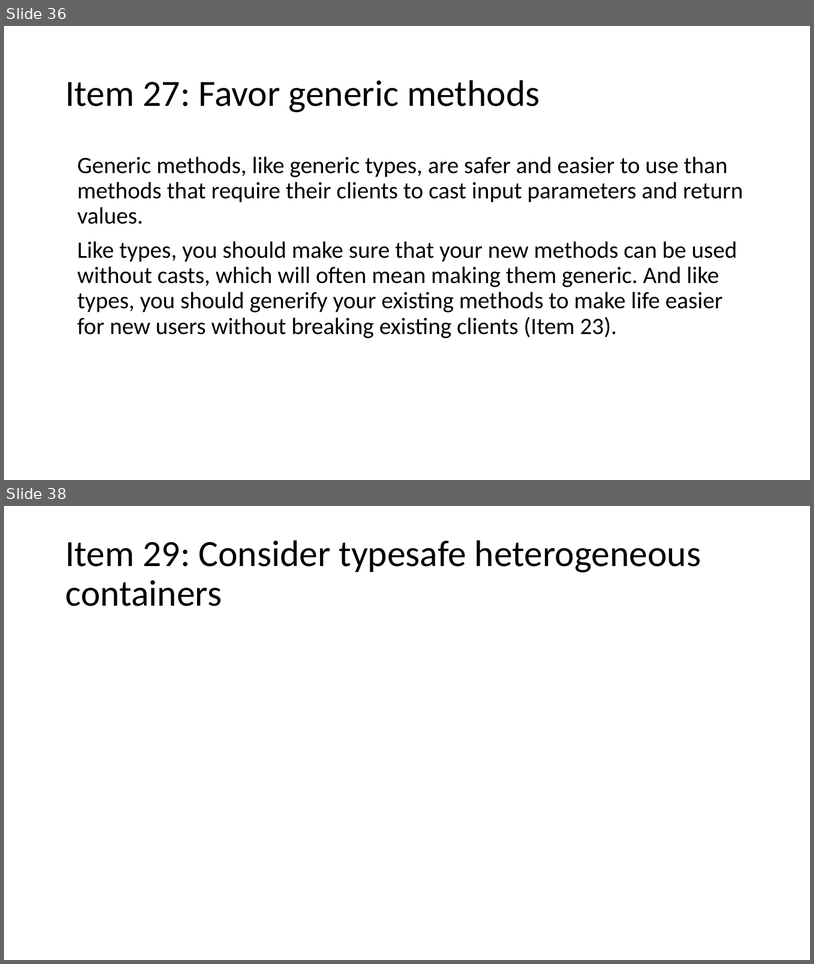
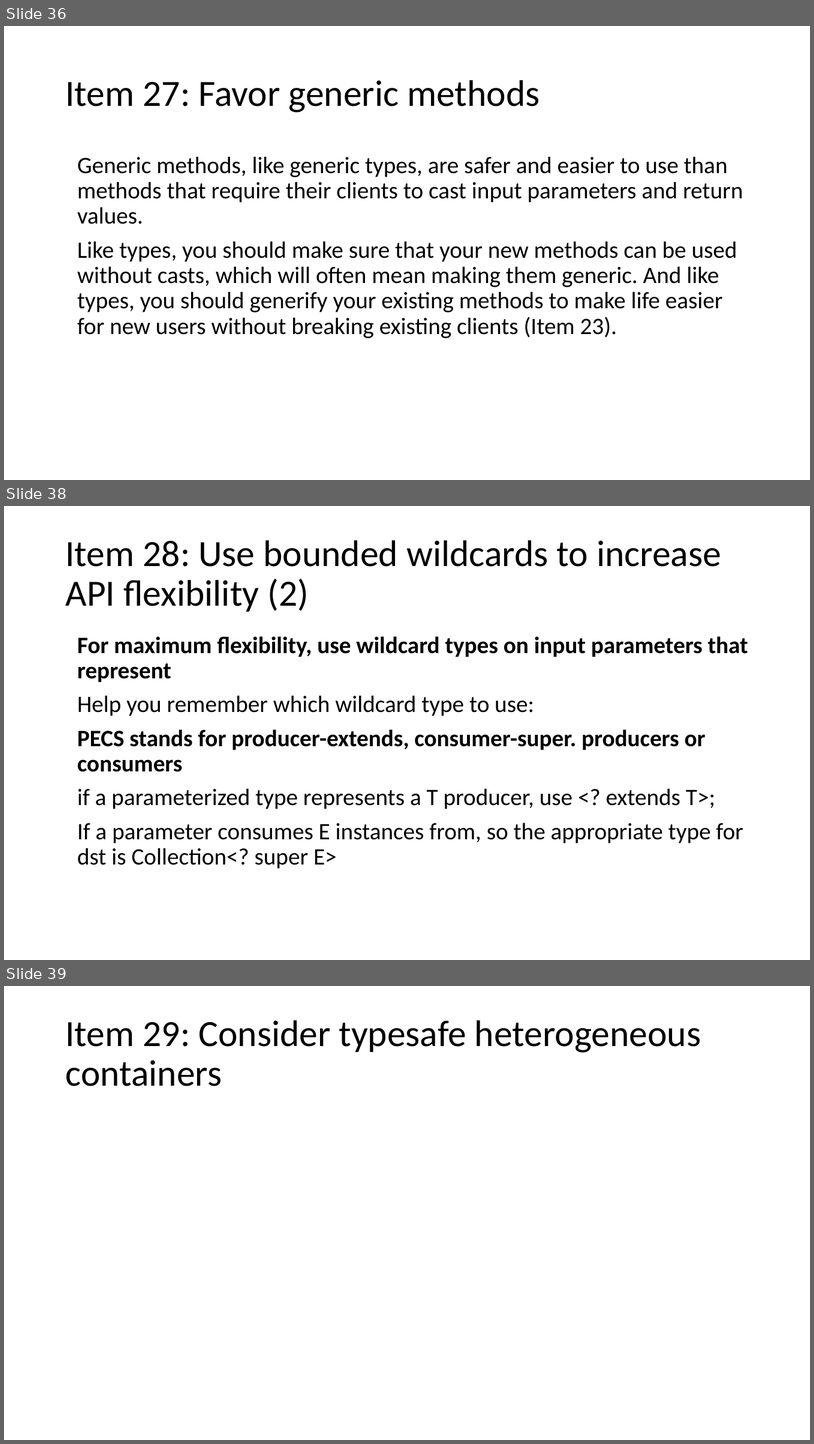
Before and after one commit to javamaster-llc/effective-java-examples-master, a slide deck: Study of Effective Java™.pptx. Shown one above the other, each under a label of ours: slides 36 and 38 before the commit, slides 36, 38 and 39 after it; the slides between them are not shown. The pictures are 814x964 and 814x1444 pixels, drawn with LibreOffice and Linux fonts; fonts in the diff are those of the drawing. Boxes give left, top, right and bottom in pixels: in the first picture for what was removed or moved away, otherwise in the second. Text is boxed around its words. In the diff, an @@ line names an element or a change of style, - is before the commit and + after.

```diff
--- a/Study of Effective Java™.pptx
+++ b/Study of Effective Java™.pptx
@@ slide 38 added at <box>4,506,810,960</box>, background #FFFFFF @@
@@ title added at <box>65,540,722,612</box>, 44 pt, text #000000 @@
+Item 28: Use bounded wildcards to increase API flexibility (2)
@@ text added at <box>77,636,749,868</box>, 28 pt, text #000000 @@
+For maximum flexibility, use wildcard types on input parameters that represent
+Help you remember which wildcard type to use:
+PECS stands for producer-extends, consumer-super. producers or consumers
+if a parameterized type represents a T producer, use <? extends T>;
+If a parameter consumes E instances from, so the appropriate type for dst is Collection<? super E>
@@ what was slide 38 is now slide 39 @@
```
Also in this commit, not shown: 2 slides changed, 19 other slides added.
